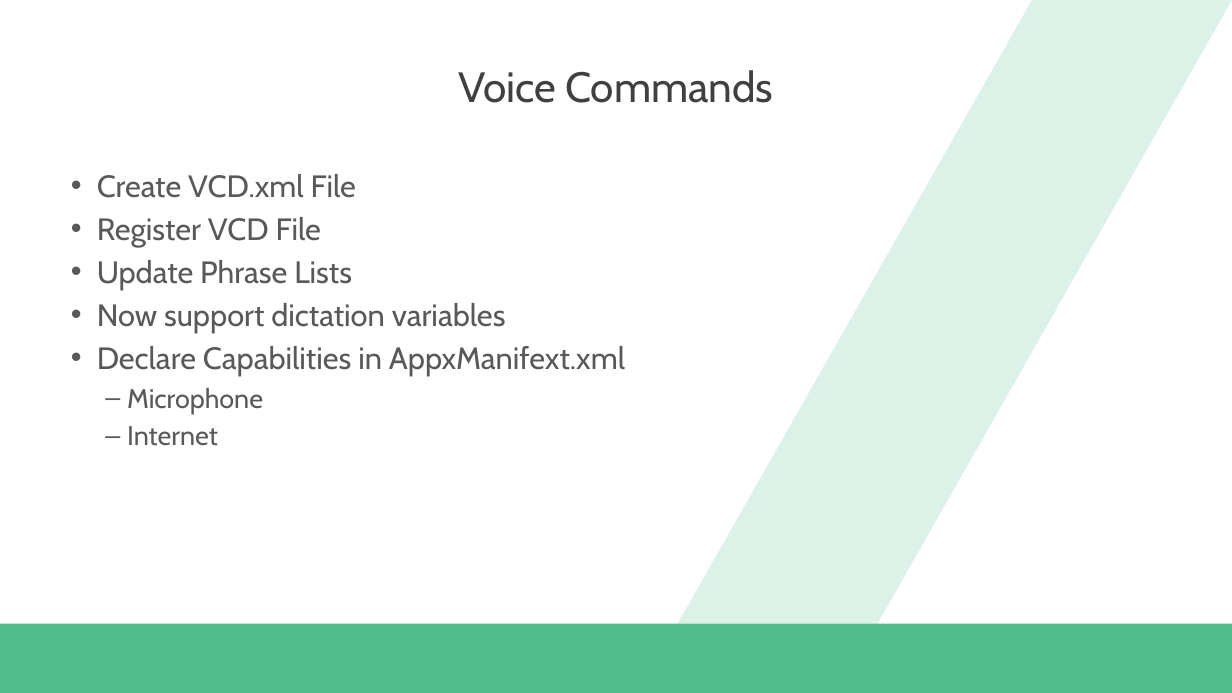
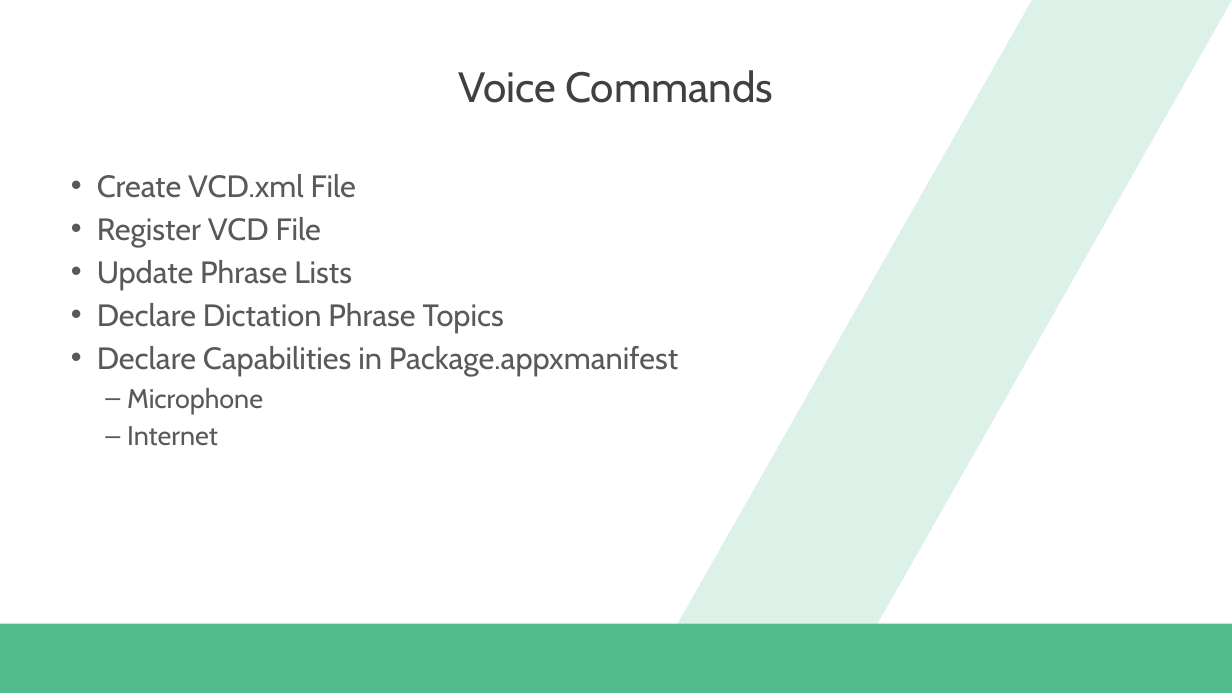
Before and after one commit to dannydwarren/Cortana-Location-UWP, a slide deck: slide 4 of Hey Cortana, Where Am I.pptx. Drawn at 1232x693 pixels with LibreOffice and Linux fonts; fonts in the diff are those of the drawing; background and template pictures are left out. Boxes give left, top, right and bottom in pixels: in the first picture for what was removed or moved away, otherwise in the second. Text is boxed around its words. In the diff, an @@ line names an element or a change of style, - is before the commit and + after.

Commit message:
-Fixed OnActivated launching of app -Updated some line breaks -Updated slides

```diff
--- a/Hey Cortana, Where Am I.pptx
+++ b/Hey Cortana, Where Am I.pptx
@@ text at [97,303,678,376]: text changed @@
-• Now support dictation variables
-• Declare Capabilities in AppxManifext.xml
+• Declare Dictation Phrase Topics
+• Declare Capabilities in Package.appxmanifest
```
Also in this commit, not shown: 3 other files.
